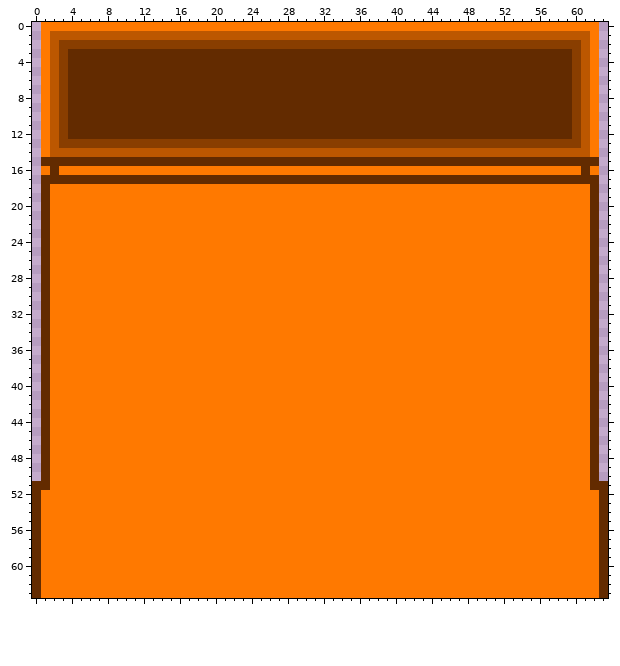
File history of a pixel-art sprite, Assets/Tilesets/ChernobylHouse.png. The first picture shows the starting point.
The file is 64x64 pixels. Colours within 5 levels of each other are drawn and written as one.
Once edited:
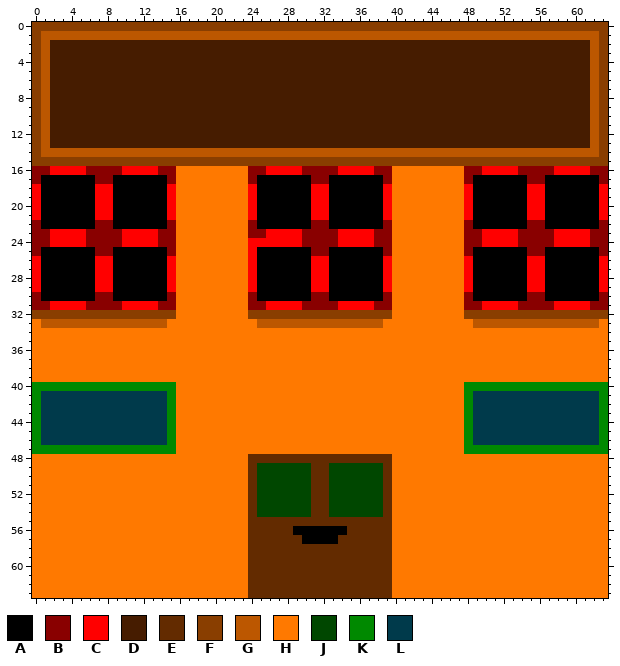
Palette (. is transparent): A #000000  B #890000  C #ff0000  D #461c00  E #632b00  F #893e00  G #bc5700  H #ff7900  J #004700  K #008900  L #003a4b
Edits made:
Changed rows in their new state; - is an unchanged pixel.
first column x 0:
 0 FFFFFFFFFFFFFFFFFFFFFFFFFFFFFFFFFFFFFFFFFFFFFFFFFFFFFFFFFFFFFFFF
 1 FG------------------------------------------------------------GF
 2 FGDDDDDDDDDDDDDDDDDDDDDDDDDDDDDDDDDDDDDDDDDDDDDDDDDDDDDDDDDDDDGF
 3 FGDDDDDDDDDDDDDDDDDDDDDDDDDDDDDDDDDDDDDDDDDDDDDDDDDDDDDDDDDDDDGF
 4 FGDDDDDDDDDDDDDDDDDDDDDDDDDDDDDDDDDDDDDDDDDDDDDDDDDDDDDDDDDDDDGF
 5 FGDDDDDDDDDDDDDDDDDDDDDDDDDDDDDDDDDDDDDDDDDDDDDDDDDDDDDDDDDDDDGF
 6 FGDDDDDDDDDDDDDDDDDDDDDDDDDDDDDDDDDDDDDDDDDDDDDDDDDDDDDDDDDDDDGF
 7 FGDDDDDDDDDDDDDDDDDDDDDDDDDDDDDDDDDDDDDDDDDDDDDDDDDDDDDDDDDDDDGF
 8 FGDDDDDDDDDDDDDDDDDDDDDDDDDDDDDDDDDDDDDDDDDDDDDDDDDDDDDDDDDDDDGF
 9 FGDDDDDDDDDDDDDDDDDDDDDDDDDDDDDDDDDDDDDDDDDDDDDDDDDDDDDDDDDDDDGF
10 FGDDDDDDDDDDDDDDDDDDDDDDDDDDDDDDDDDDDDDDDDDDDDDDDDDDDDDDDDDDDDGF
11 FGDDDDDDDDDDDDDDDDDDDDDDDDDDDDDDDDDDDDDDDDDDDDDDDDDDDDDDDDDDDDGF
12 FGDDDDDDDDDDDDDDDDDDDDDDDDDDDDDDDDDDDDDDDDDDDDDDDDDDDDDDDDDDDDGF
13 FGDDDDDDDDDDDDDDDDDDDDDDDDDDDDDDDDDDDDDDDDDDDDDDDDDDDDDDDDDDDDGF
14 FG------------------------------------------------------------GF
15 FFFFFFFFFFFFFFFFFFFFFFFFFFFFFFFFFFFFFFFFFFFFFFFFFFFFFFFFFFFFFFFF
16 BBCCCCBBBBCCCCBB--------BBCCCCBBBBCCCCBB--------BBCCCCBBBBCCCCBB
17 BAAAAAABBAAAAAABHHHHHHHHBAAAAAABBAAAAAABHHHHHHHHBAAAAAABBAAAAAAB
18 CAAAAAACCAAAAAAC--------CAAAAAACCAAAAAAC--------CAAAAAACCAAAAAAC
19 CAAAAAACCAAAAAAC--------CAAAAAACCAAAAAAC--------CAAAAAACCAAAAAAC
20 CAAAAAACCAAAAAAC--------CAAAAAACCAAAAAAC--------CAAAAAACCAAAAAAC
21 CAAAAAACCAAAAAAC--------CAAAAAACCAAAAAAC--------CAAAAAACCAAAAAAC
22 BAAAAAABBAAAAAAB--------BAAAAAABBAAAAAAB--------BAAAAAABBAAAAAAB
23 BBCCCCBBBBCCCCBB--------BBCCCCBBBBCCCCBB--------BBCCCCBBBBCCCCBB
24 BBCCCCBBBBCCCCBB--------CCCCCCBBBBCCCCBB--------BBCCCCBBBBCCCCBB
25 BAAAAAABBAAAAAAB--------CAAAAAABBAAAAAAB--------BAAAAAABBAAAAAAB
26 CAAAAAACCAAAAAAC--------CAAAAAACCAAAAAAC--------CAAAAAACCAAAAAAC
27 CAAAAAACCAAAAAAC--------CAAAAAACCAAAAAAC--------CAAAAAACCAAAAAAC
28 CAAAAAACCAAAAAAC--------CAAAAAACCAAAAAAC--------CAAAAAACCAAAAAAC
29 CAAAAAACCAAAAAAC--------CAAAAAACCAAAAAAC--------CAAAAAACCAAAAAAC
30 BAAAAAABBAAAAAAB--------BAAAAAABBAAAAAAB--------BAAAAAABBAAAAAAB
31 BBCCCCBBBBCCCCBB--------BBCCCCBBBBCCCCBB--------BBCCCCBBBBCCCCBB
32 FFFFFFFFFFFFFFFF--------FFFFFFFFFFFFFFFF--------FFFFFFFFFFFFFFFF
33 HGGGGGGGGGGGGGG----------GGGGGGGGGGGGGG----------GGGGGGGGGGGGGGH
34 HH------------------------------------------------------------HH
35 HH------------------------------------------------------------HH
36 HH------------------------------------------------------------HH
37 HH------------------------------------------------------------HH
38 HH------------------------------------------------------------HH
39 HH------------------------------------------------------------HH
40 KKKKKKKKKKKKKKKK--------------------------------KKKKKKKKKKKKKKKK
41 KLLLLLLLLLLLLLLK--------------------------------KLLLLLLLLLLLLLLK
42 KLLLLLLLLLLLLLLK--------------------------------KLLLLLLLLLLLLLLK
43 KLLLLLLLLLLLLLLK--------------------------------KLLLLLLLLLLLLLLK
44 KLLLLLLLLLLLLLLK--------------------------------KLLLLLLLLLLLLLLK
45 KLLLLLLLLLLLLLLK--------------------------------KLLLLLLLLLLLLLLK
46 KLLLLLLLLLLLLLLK--------------------------------KLLLLLLLLLLLLLLK
47 KKKKKKKKKKKKKKKK--------------------------------KKKKKKKKKKKKKKKK
48 HH----------------------EEEEEEEEEEEEEEEE----------------------HH
49 HH----------------------EJJJJJJEEJJJJJJE----------------------HH
50 HH----------------------EJJJJJJEEJJJJJJE----------------------HH
51 HH----------------------EJJJJJJEEJJJJJJE----------------------HH
52 H-----------------------EJJJJJJEEJJJJJJE-----------------------H
53 H-----------------------EJJJJJJEEJJJJJJE-----------------------H
54 H-----------------------EJJJJJJEEJJJJJJE-----------------------H
55 H-----------------------EEEEEEEEEEEEEEEE-----------------------H
56 H-----------------------EEEEEAAAAAAEEEEE-----------------------H
57 H-----------------------EEEEEEAAAAEEEEEE-----------------------H
58 H-----------------------EEEEEEEEEEEEEEEE-----------------------H
59 H-----------------------EEEEEEEEEEEEEEEE-----------------------H
60 H-----------------------EEEEEEEEEEEEEEEE-----------------------H
61 H-----------------------EEEEEEEEEEEEEEEE-----------------------H
62 H-----------------------EEEEEEEEEEEEEEEE-----------------------H
63 H-----------------------EEEEEEEEEEEEEEEE-----------------------H
